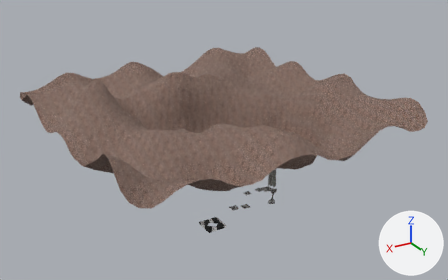
The glTF model webpage/public/models/ground.gltf as it was, and as the next commit left it.
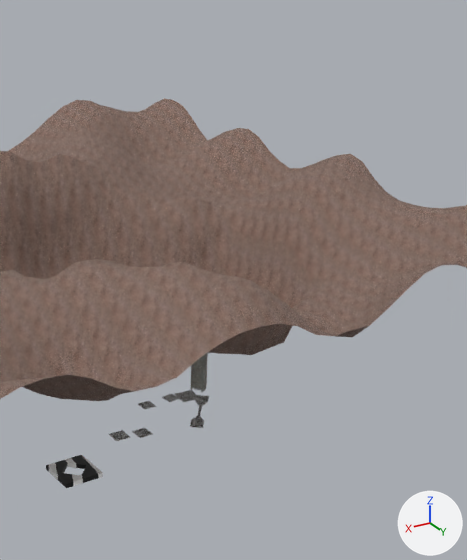
The first picture shows the older version from a 50 mm camera at (76.7, 133.1, 70.1) aimed at (-3.2, 0.0, 3.5). The close-ups show the older and then the newer version on the part from 40% to 89% of the width and 0% to 95% of the height of that picture. Only the edits that show in the close-ups are written down. Every picture has the same lights, and +X, +Y and +Z are marked at lower right. Where no turn or scale is listed for an object, it has been applied to the vertices.

Objects in the first close-up: 'platforms', 'terrain' and 1 more.
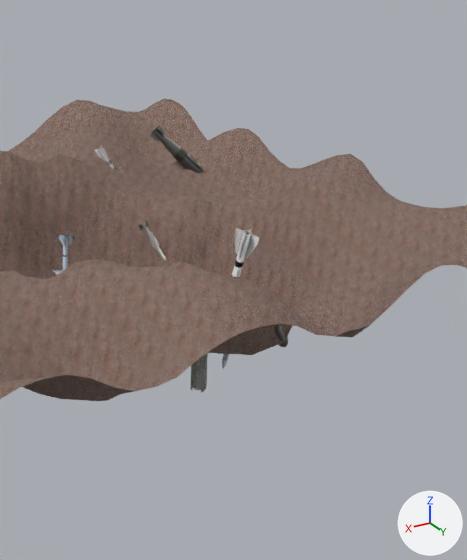
Changed parts and their boxes (x1, y1, x2, y2) in the close-ups (467 x 560 px):
'platforms', deleted: before (46, 390, 209, 488)
'JDAM.012', added: after (150, 125, 204, 173)
'R-27 (2).007', added: after (232, 226, 259, 278)
'AIM-7 Sparrow.008', added: after (53, 232, 75, 275)
'R-77.003', added: after (138, 221, 166, 261)
'R-27 (2).006', added: after (95, 145, 125, 175)
'JDAM.010', added: after (275, 324, 288, 347)
'AIM-7 Sparrow.010', added (mostly hidden): after (222, 354, 229, 368)

The edits, one by one:
Picture 'aim-7msparrow_d' (img_aim_7msparrow_d) is new.
Picture 't_jdam_d' (img_t_jdam_d) is new.
Picture 'vympel_r-27_d' (img_vympel_r_27_d) is new.
Picture 'vympel_r-77_d' (img_vympel_r_77_d) is new.
Material 'AIM-7 Sparrow' (mat_aim_7_sparrow) is new.
Its texture is img_aim_7msparrow_d.
Material 'JDAM.001' (mat_jdam_001) is new.
Its texture is img_t_jdam_d.
Material 'R-27 (2).001' (mat_r_27__2__001) is new.
Its texture is img_vympel_r_27_d.
Its metallic is 1.0.
Its roughness is 1.0.
Material 'R-77' (mat_r_77) is new.
Its texture is img_vympel_r_77_d.
Material 'R-27 (2)' (mat_r_27__2) is new.
Its texture is img_vympel_r_27_d.
Mesh me_bf4_missiles_009 is new.
It has 187 vertices, 300 faces and spans x -1.68..1.68, y -1.66..1.71, z -7.36..4.72.
It uses material mat_aim_7_sparrow (picture img_aim_7msparrow_d).
Mesh me_bf4_missiles_001 is new.
It has 367 vertices, 666 faces and spans x -0.97..0.97, y -1.14..0.98, z -6.47..7.79.
It uses material mat_jdam_001 (picture img_t_jdam_d).
Mesh me_bf4_missiles_014 is new.
It has 367 vertices, 666 faces and spans x -3.77..5.65, y -2.72..4.31, z -4.54..5.75.
It uses material mat_jdam_001 (picture img_t_jdam_d).
Mesh me_bf4_missiles_018 is new.
It has 366 vertices, 574 faces and spans x -1.5..1.66, y -3.12..3.13, z -8.27..6.07.
It uses material mat_r_27__2__001 (picture img_vympel_r_27_d).
Mesh me_bf4_missiles_017 is new.
It has 737 vertices, 1012 faces and spans x -3.52..1.29, y -1.09..1.59, z -6.85..1.3.
It uses material mat_r_77 (picture img_vympel_r_77_d).
Mesh me_bf4_missiles_015 is new.
It has 366 vertices, 574 faces and spans x -3.33..2.86, y -1.1..1.02, z -4.43..3.48.
It uses material mat_r_27__2 (picture img_vympel_r_27_d).
Object 'platforms' (ob_platforms) is deleted.
Object 'AIM-7 Sparrow.010' (ob_aim_7_sparrow_010) is new; it shows me_bf4_missiles_009.
Its location is (-16.6, 11.5, 0.9).
Its rotation in degrees is (-59, 2.1, 134).
Object 'JDAM.012' (ob_jdam_012) is new; it shows me_bf4_missiles_001.
Its location is (-28.9, -15.9, 12.3).
Its rotation in degrees is (0.6, -48, 140).
Object 'AIM-7 Sparrow.008' (ob_aim_7_sparrow_008) is new; it shows me_bf4_missiles_009.
Its location is (-1.1, -4.7, 6.1).
Its rotation in degrees is (-8.5, -3.7, -43).
Object 'JDAM.010' (ob_jdam_010) is new; it shows me_bf4_missiles_014.
Its location is (-17.3, 19.4, 3.0).
Object 'R-27 (2).007' (ob_r_27__2__007) is new; it shows me_bf4_missiles_018.
Its location is (-1.5, 31.4, 17.4).
Object 'R-77.003' (ob_r_77_003) is new; it shows me_bf4_missiles_017.
Its location is (-11.5, -1.0, 10.2).
Object 'R-27 (2).006' (ob_r_27__2__006) is new; it shows me_bf4_missiles_015.
Its location is (-13.9, -13.5, 14.9).
